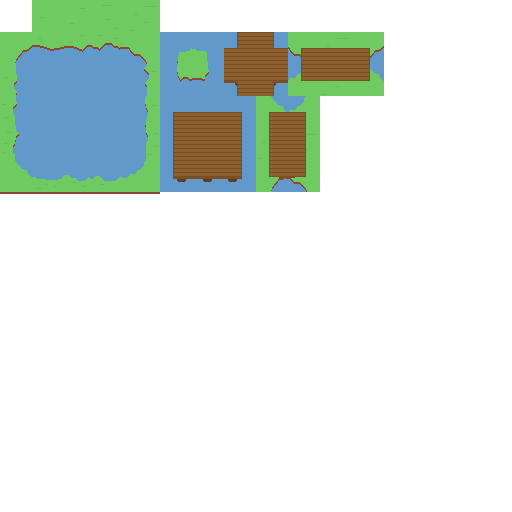
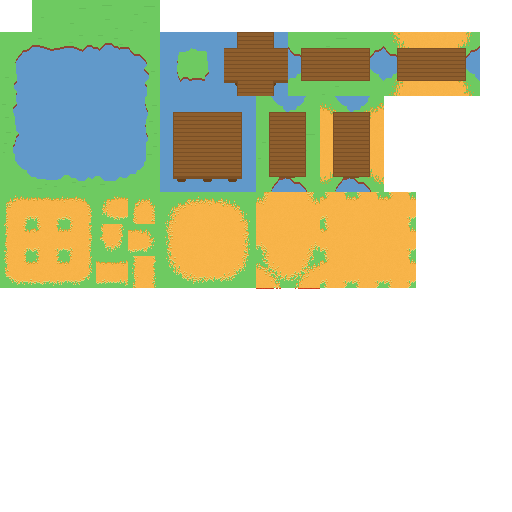
Two versions of the same layered image (512px x 512px). Layer-by-layer changes:
added group "Caminho" with 7 layers above "Cais/Terra" over [0, 32, 480, 289]
added layer "Camada colada #18" in group "Caminho" over [320, 192, 416, 288]
added layer "Grupo de camadas #3" (screen) in group "Caminho" over [4, 192, 320, 289]
added layer "Grupo de camadas #2" in group "Caminho" over [4, 192, 320, 288]
added layer "Camada #3" in group "Caminho" over [0, 192, 320, 288]
added group "Cais/Terra" with 18 layers above "Cais/Grama" over [320, 32, 480, 192]
added layer "Camada colada #20" in group "Cais/Terra" over [333, 112, 370, 179]
added layer "Camada colada #21" in group "Cais/Terra" over [397, 48, 466, 81]
moved "Camada colada #16" into group "Cais/Terra", painted on it over [384, 32, 474, 96]
added layer "Camada colada #23" in group "Cais/Terra" over [320, 103, 384, 184]
added group "cópia de Grupo de camadas #1" with 6 layers in group "Cais/Terra" over [320, 96, 384, 192]
added layer "Camada colada #24" in group "cópia de Grupo de camadas #1" over [320, 160, 352, 192]
added layer "Camada colada #25" in group "cópia de Grupo de camadas #1" over [320, 128, 352, 160]
added layer "Camada colada #26" in group "cópia de Grupo de camadas #1" over [352, 128, 384, 160]
added layer "Camada colada #27" in group "cópia de Grupo de camadas #1" over [320, 96, 352, 128]
added layer "Camada colada #28" in group "cópia de Grupo de camadas #1" over [352, 96, 384, 128]
added layer "Camada colada #29" in group "cópia de Grupo de camadas #1" over [352, 160, 384, 192]
added group "Grupo de camadas #4" with 6 layers in group "Cais/Terra" over [384, 32, 480, 96]
added layer "Camada colada #30" in group "Grupo de camadas #4" over [448, 32, 480, 64]
added layer "Camada colada #31" in group "Grupo de camadas #4" over [416, 64, 448, 96]
added layer "Camada colada #32" in group "Grupo de camadas #4" over [416, 32, 448, 64]
…and 3 more changes (3 added)
